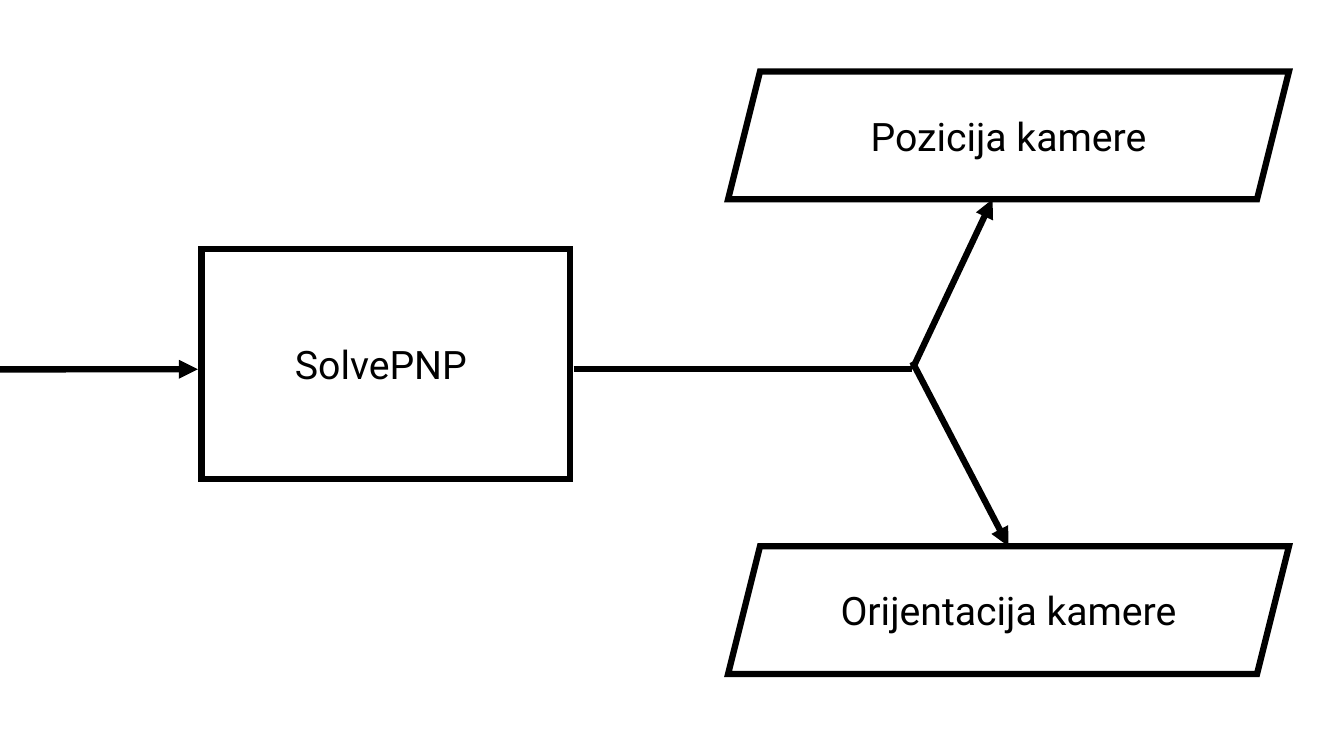
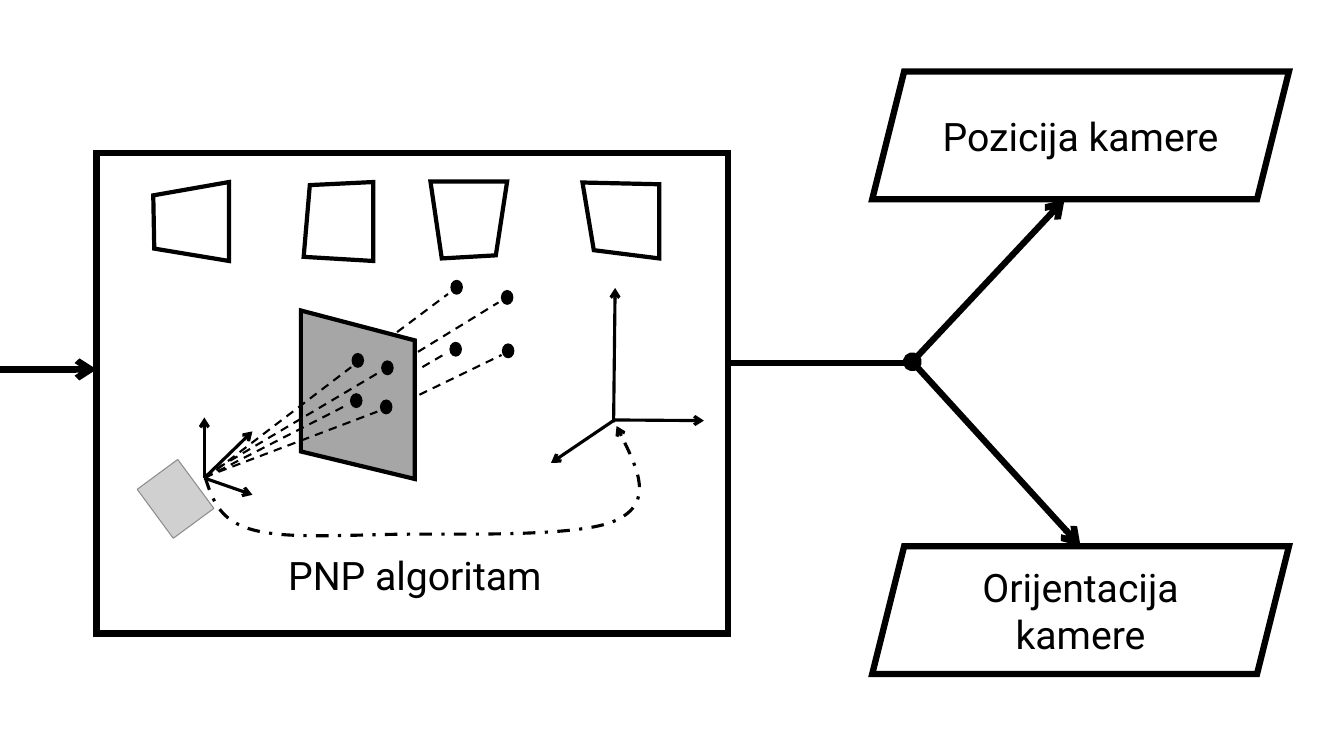
Before and after one commit to aliun/Markeri, a slide deck: slide 7 of Poster i prezentacija/Lokalizacija na osnovu markera.pptx (slide 6 before the commit). Drawn at 1344x756 pixels with LibreOffice and Linux fonts; fonts in the diff are those of the drawing; grey boxes stand for pictures. Boxes give left, top, right and bottom in pixels: in the first picture for what was removed or moved away, otherwise in the second. Text is boxed around its words. In the diff, an @@ line names an element or a change of style, - is before the commit and + after.

```diff
--- a/Poster i prezentacija/Lokalizacija na osnovu markera.pptx
+++ b/Poster i prezentacija/Lokalizacija na osnovu markera.pptx
@@ parallelogram "Pozicija kamere": place and size @@
-parallelogram "Pozicija kamere" at [728, 72, 1289, 200]
+parallelogram "Pozicija kamere" at [872, 72, 1289, 200]
@@ rectangle: place and size @@
-rectangle at [202, 249, 570, 479]
+rectangle at [97, 153, 728, 634]
@@ group added at [153, 181, 659, 261]: 4 freeform shapes @@
@@ arrow moved from (912, 369) - (993, 200) to (912, 362) - (1065, 200) @@
@@ arrow (912, 362) - (1065, 200): arrow to double arrow @@
@@ text in rectangle at [295, 349, 467, 380]: text removed @@
-SolvePNP
@@ arrow moved from (0, 369) - (198, 369) to (0, 369) - (97, 369) @@
@@ arrow (0, 369) - (97, 369): arrowheads changed @@
@@ line moved from (574, 369) - (912, 369) to (728, 363) - (912, 363) @@
@@ arrow moved from (912, 362) - (1009, 546) to (912, 362) - (1081, 546) @@
@@ arrow (912, 362) - (1081, 546): arrowheads changed @@
@@ group added at [137, 280, 704, 538]: 8 ellipses, 8 lines, 6 arrows, 2 freeform shapes, 1 picture @@
@@ text added at [288, 560, 541, 598], 28 pt, text #000000 @@
+PNP algoritam
@@ parallelogram "Orijentacija kamere": place and size @@
-parallelogram "Orijentacija kamere" at [728, 546, 1289, 675]
+parallelogram "Orijentacija kamere" at [872, 546, 1289, 675]
```
Also in this commit, not shown: 7 other slides changed, 4 slides added, 2 slides removed, 7 other files.
